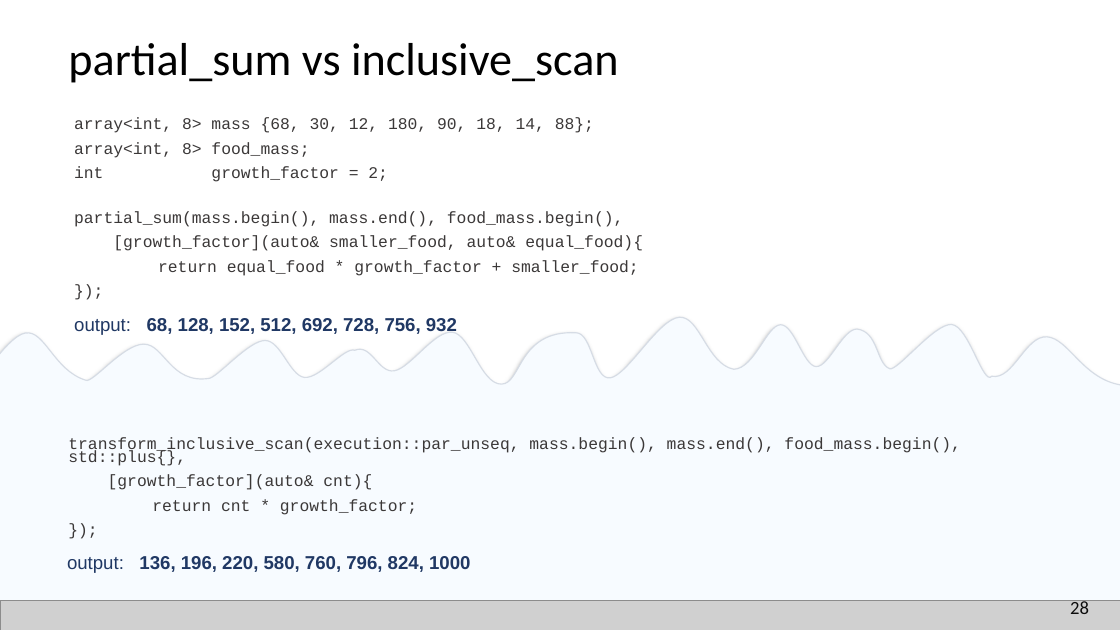
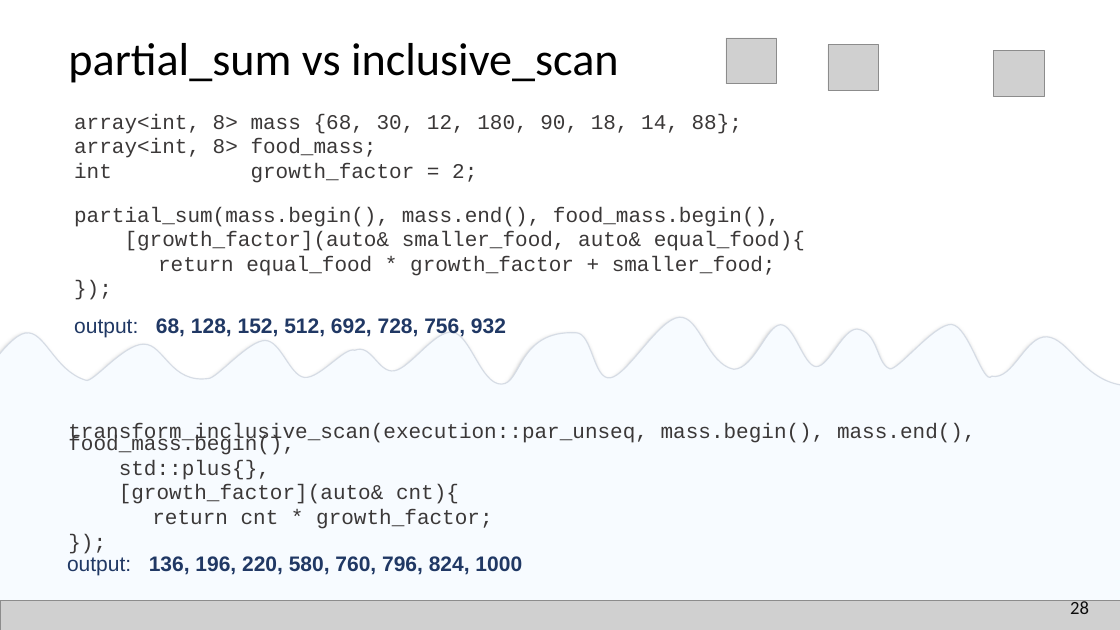
Before and after one commit to EmptySquareBubble/StoriesFromAParallelUniverse-, a slide deck: slide 29 of stories_from_a_paralel_universe.pptx. Drawn at 1120x630 pixels with LibreOffice and Linux fonts; fonts in the diff are those of the drawing; grey boxes stand for pictures. Boxes give left, top, right and bottom in pixels: in the first picture for what was removed or moved away, otherwise in the second. Text is boxed around its words. In the diff, an @@ line names an element or a change of style, - is before the commit and + after.

```diff
--- a/stories_from_a_paralel_universe.pptx
+++ b/stories_from_a_paralel_universe.pptx
@@ picture added at (726,38,777,84) @@
@@ picture added at (828,45,880,91) @@
@@ picture added at (994,50,1045,97) @@
@@ text "array<int, 8> mass {68, 30, ..." at (74,114,742,183): size 14 to 18 pt @@
@@ text "partial_sum(mass.begin(), mass.end(), food_mass.begin()," at (74,207,805,276): size 14 to 18 pt @@
@@ text "output: 68, 128, 152, 512, ..." at (74,318,506,338): size 16 to 18 pt @@
@@ text "transform_inclusive_scan(execution::par_unseq, mass.begin(), ...": place and size @@
-text "transform_inclusive_scan(execution::par_unseq, mass.begin(), ..." at (68,437,961,515)
+text "transform_inclusive_scan(execution::par_unseq, mass.begin(), ..." at (68,423,976,529)
@@ text at (68,423,976,480): text changed; size 14 to 18 pt @@
-transform_inclusive_scan(execution::par_unseq, mass.begin(), mass.end(), food_mass.begin(), std::plus{},
+transform_inclusive_scan(execution::par_unseq, mass.begin(), mass.end(), food_mass.begin(),
+std::plus{},
@@ text at (119,485,492,529): size 14 to 18 pt in "[growth_factor](auto& cnt){", "return cnt * growth_factor;", "});" @@
@@ text "output: 136, 196, 220, 580, ..." at (67,556,522,576): size 16 to 18 pt @@
```
Also in this commit, not shown: 17 other slides changed.
